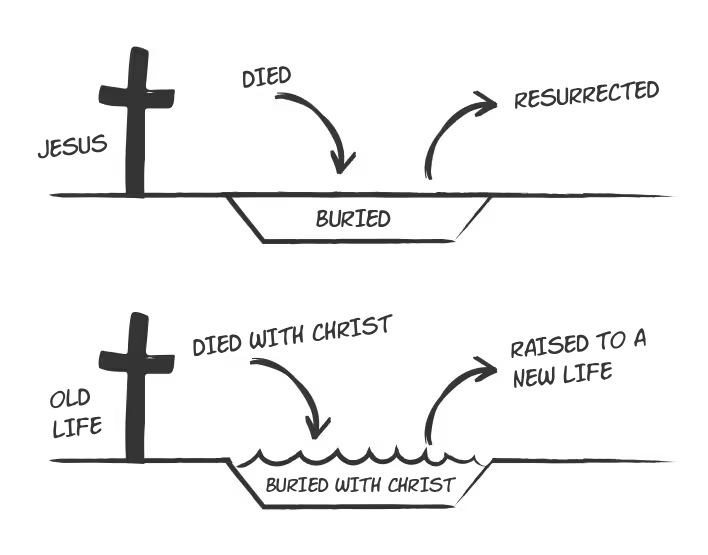
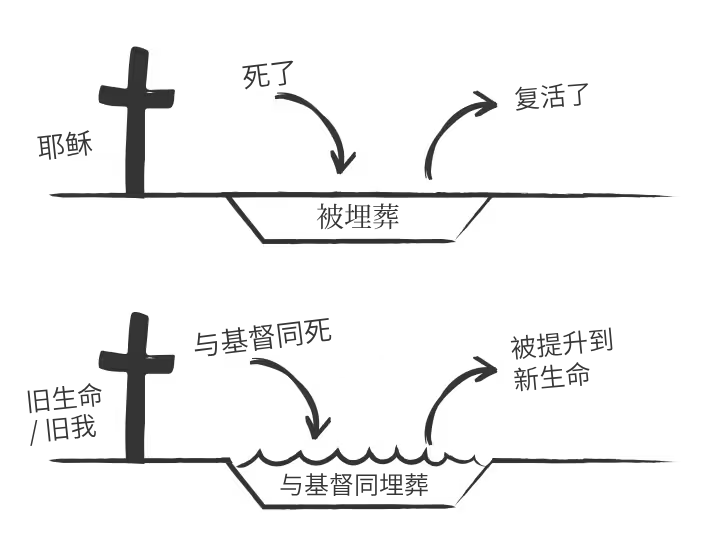
Comparing the layer stacks of the two w=708, h=555 images. Changes:
renamed "JESUS" to "耶稣", painted on it over [37,130,108,160]
renamed "DIED" to "死了", painted on it over [242,60,294,90]
renamed "BURIED" to "被埋葬", painted on it over [316,203,399,230]
renamed "RESURRECTED" to "复活了", painted on it over [515,81,659,111]
renamed "OLD LIFE" to "旧生命 / 旧我", painted on it over [27,383,102,446]
renamed "DIED WITH CHRIST" to "与基督同死", painted on it over [193,314,393,357]
renamed "BURIED WITH CHRIST" to "与基督同埋葬", painted on it over [266,473,457,496]
renamed "RAISED TO A NEW LIFE" to "被提升到 新生命", painted on it over [510,327,646,392]
